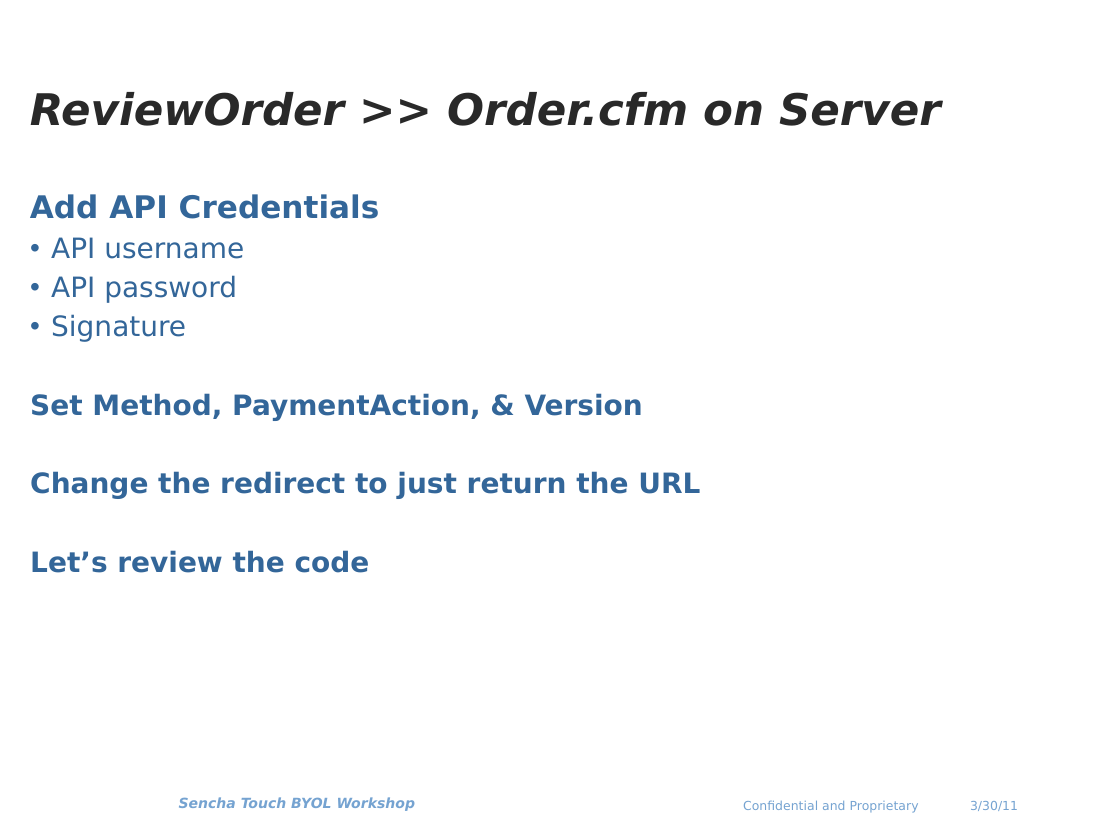
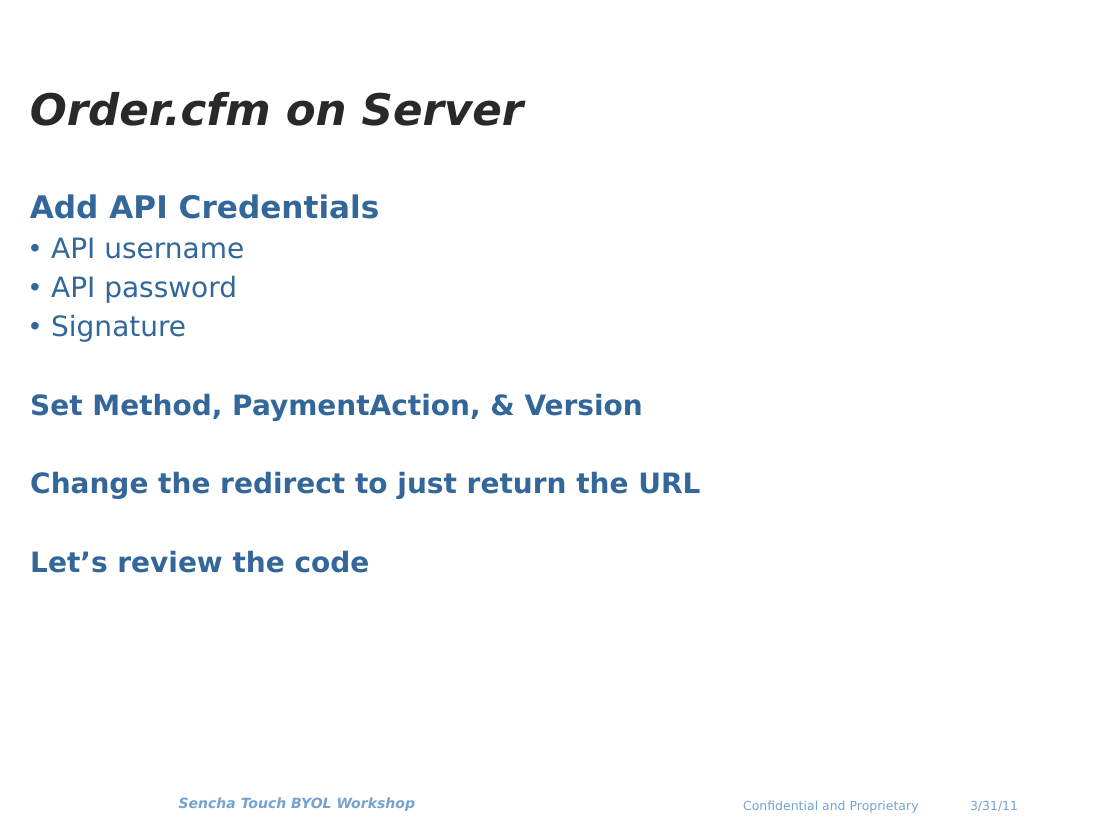
Before and after one commit to paypal/tech-talks, a slide deck: slide 10 of Sencha-Workshop-March2011/SenchaBYOL-PayPal.pptx (slide 7 before the commit). Drawn at 1120x840 pixels with LibreOffice and Linux fonts; fonts in the diff are those of the drawing; background and template pictures are left out. Boxes give left, top, right and bottom in pixels: in the first picture for what was removed or moved away, otherwise in the second. Text is boxed around its words. In the diff, an @@ line names an element or a change of style, - is before the commit and + after.

```diff
--- a/Sencha-Workshop-March2011/SenchaBYOL-PayPal.pptx
+++ b/Sencha-Workshop-March2011/SenchaBYOL-PayPal.pptx
@@ title at [30, 92, 524, 126]: text changed @@
-ReviewOrder >> Order.cfm on Server
+Order.cfm on Server
@@ text at [970, 801, 1018, 811]: text changed @@
-3/30/11
+3/31/11
```
Also in this commit, not shown: 9 other slides changed, 3 slides added.
